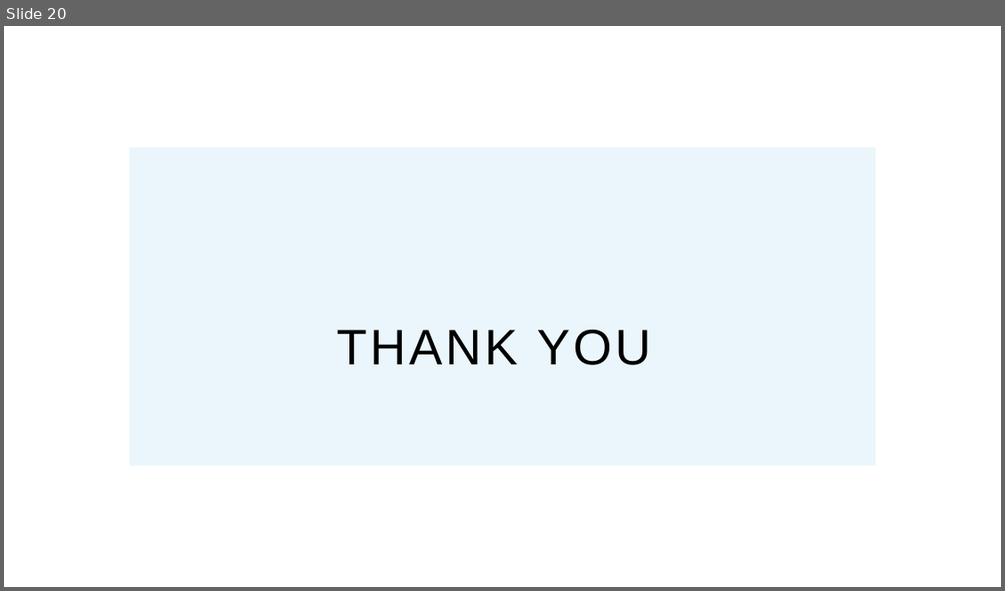
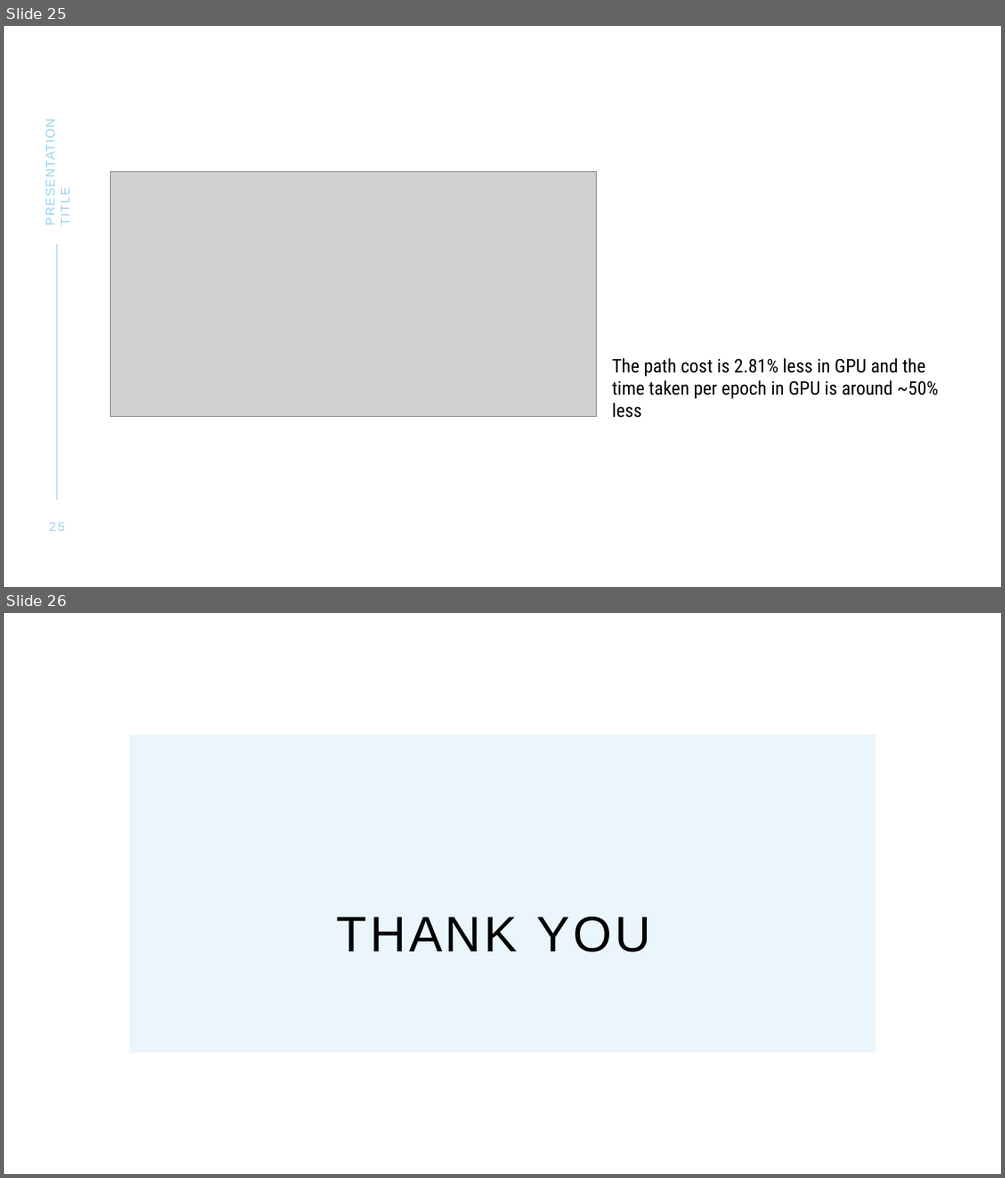
Before and after one commit to Ashirbad-Sarangi/evolutionary_algo_gpu, a slide deck: data/documents/GPU_Presentation_v2.pptx. Shown one above the other, each under a label of ours: slide 20 before the commit, slides 25 and 26 after it. The pictures are 1005x591 and 1005x1178 pixels, drawn with LibreOffice and Linux fonts; fonts in the diff are those of the drawing; grey boxes stand for pictures. Boxes give left, top, right and bottom in pixels: in the first picture for what was removed or moved away, otherwise in the second. Text is boxed around its words. In the diff, an @@ line names an element or a change of style, - is before the commit and + after.

```diff
--- a/data/documents/GPU_Presentation_v2.pptx
+++ b/data/documents/GPU_Presentation_v2.pptx
@@ slide 25 added at <box>4,26,1001,587</box>, background #FFFFFF @@
@@ text added at <box>43,129,73,224</box>, 12 pt, text #96D3ED @@
+PRESENTATION TITLE
@@ picture added at <box>110,172,596,417</box> @@
@@ line added from (57, 244) to (57, 499), #96D3ED 1 pt @@
@@ text added at <box>612,358,938,399</box>, 18 pt, text #000000 @@
+The path cost is 2.81% less in GPU and the time taken per epoch in GPU is around ~50% less
@@ page number added at <box>49,522,65,531</box>, 12 pt, text #96D3ED @@
+25
@@ what was slide 20 is now slide 26 @@
```
Also in this commit, not shown: 6 slides changed, 11 other slides added, 6 slides removed, 15 other files.
